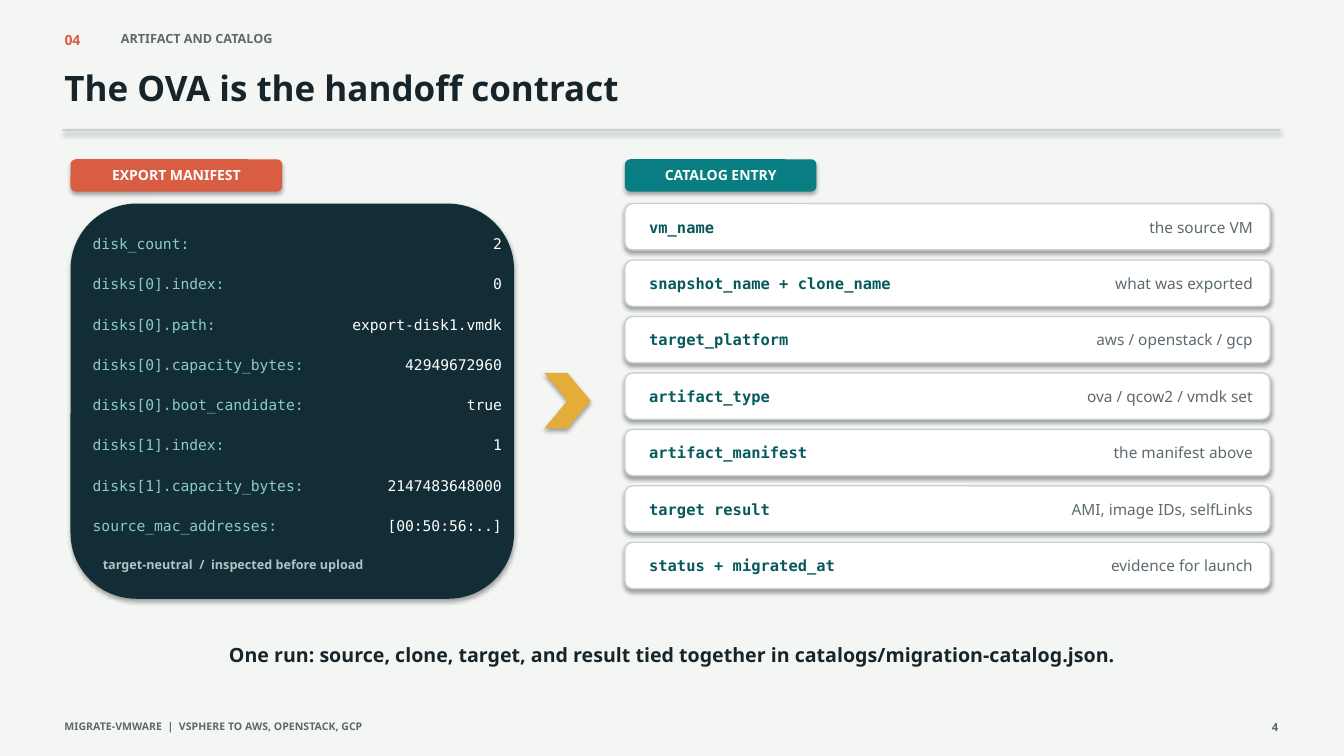
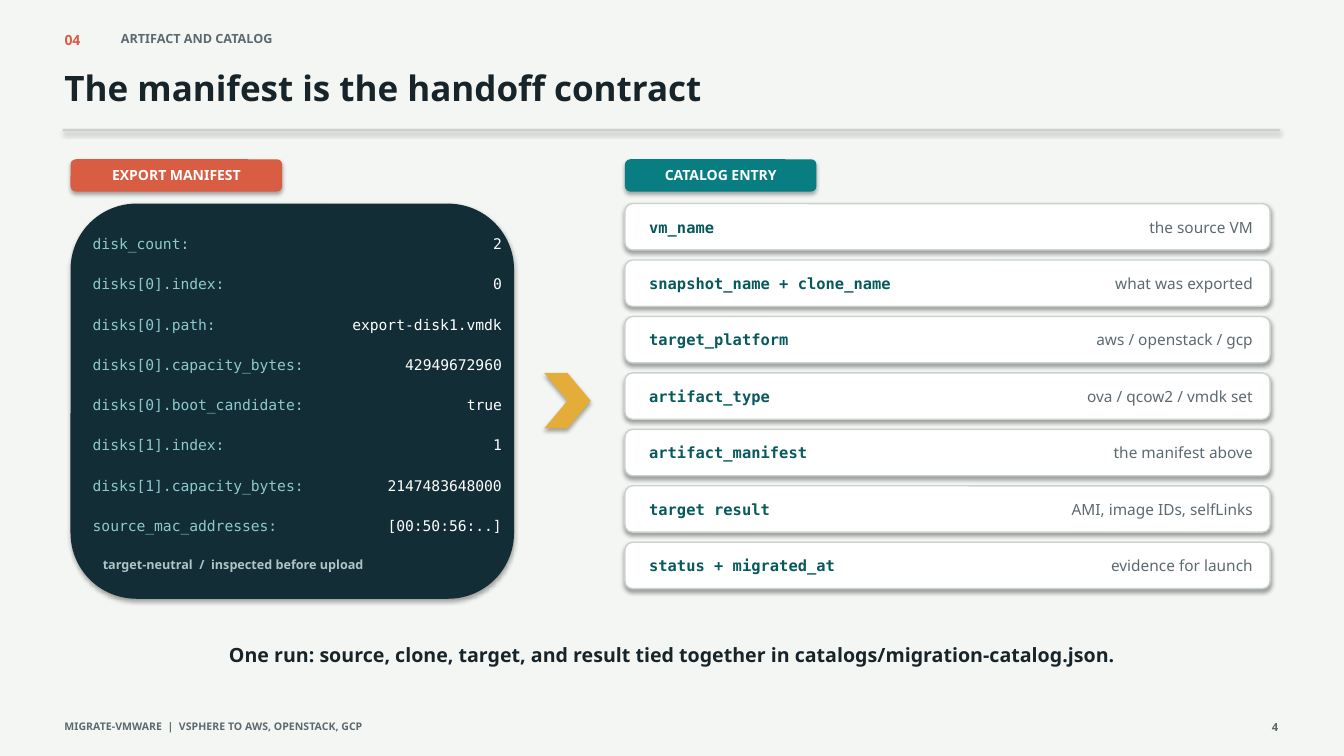
Before and after one commit to jjbailey/migrate-vmware, a slide deck: slide 4 of doc/migrate_vmware_presentation.pptx. Drawn at 1344x756 pixels with LibreOffice and Linux fonts; fonts in the diff are those of the drawing. Boxes give left, top, right and bottom in pixels: in the first picture for what was removed or moved away, otherwise in the second. Text is boxed around its words. In the diff, an @@ line names an element or a change of style, - is before the commit and + after.

```diff
--- a/doc/migrate_vmware_presentation.pptx
+++ b/doc/migrate_vmware_presentation.pptx
@@ text at bbox=[64, 74, 701, 102]: text changed @@
-The OVA is the handoff contract
+The manifest is the handoff contract
```
Also in this commit, not shown: 6 other slides changed, 1 other file.
